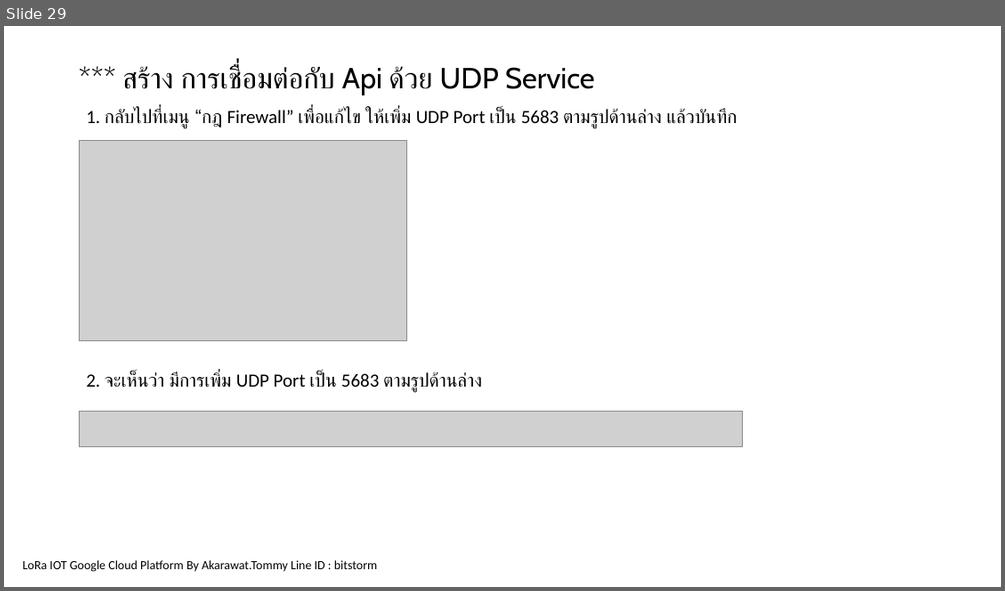
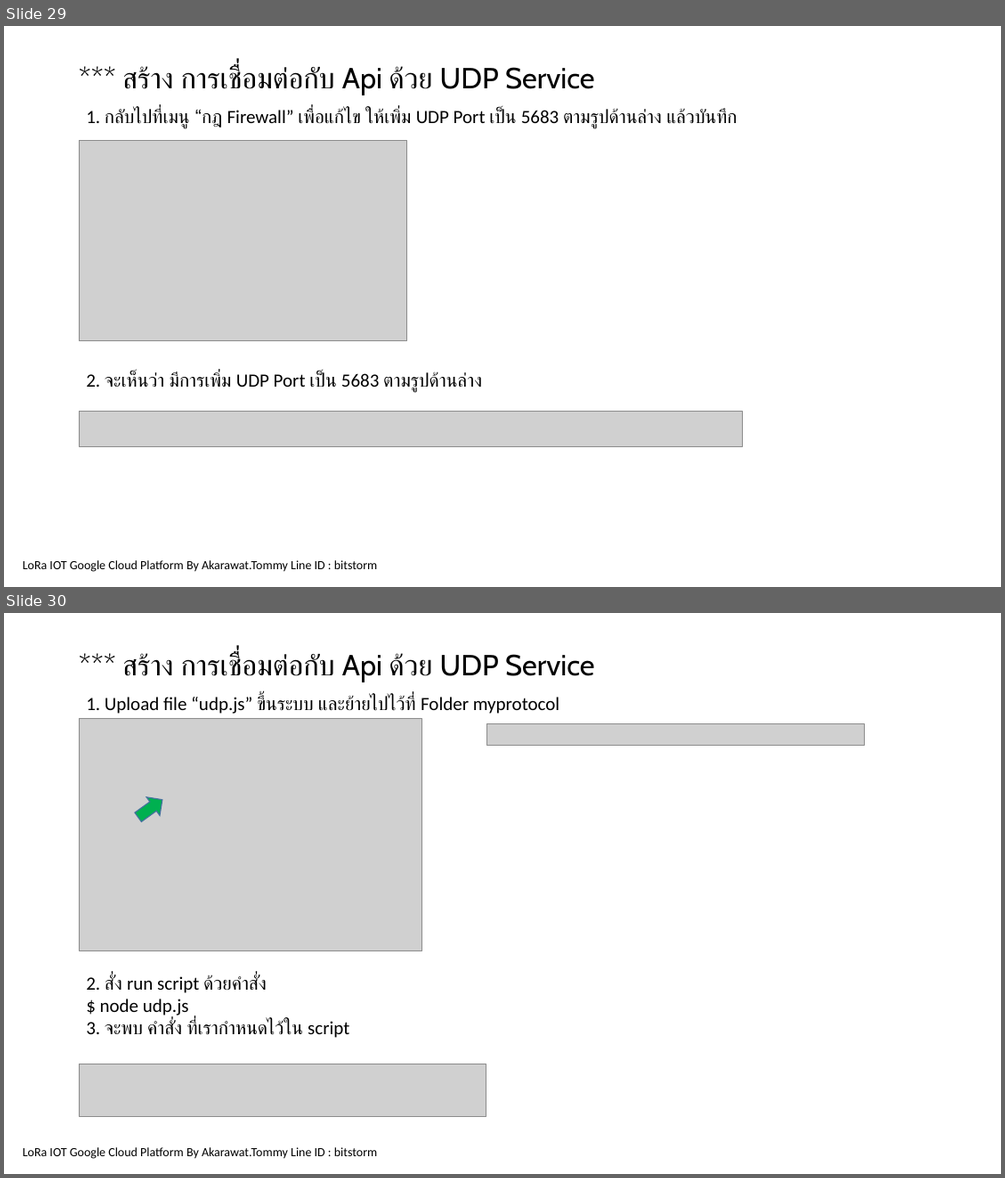
Before and after one commit to akarawat/GCPLoRaTraining, a slide deck: Documents/LoRaIOTGoogleCoudPlatform.pptx. Shown one above the other, each under a label of ours: slide 29 before the commit, slides 29 and 30 after it. The pictures are 1005x591 and 1005x1178 pixels, drawn with LibreOffice and Linux fonts; fonts in the diff are those of the drawing; grey boxes stand for pictures; background and template pictures are left out. Boxes give left, top, right and bottom in pixels: in the first picture for what was removed or moved away, otherwise in the second. Text is boxed around its words. In the diff, an @@ line names an element or a change of style, - is before the commit and + after.

```diff
--- a/Documents/LoRaIOTGoogleCoudPlatform.pptx
+++ b/Documents/LoRaIOTGoogleCoudPlatform.pptx
@@ slide 30 added at (x1=4, y1=613, x2=1001, y2=1174), background picture (left out); not listed: 1 template element that a slide beside it also shows @@
@@ text added at (x1=122, y1=652, x2=595, y2=682), 28 pt, text #000000 @@
+*** สร้าง การเชื่อมต่อกับ Api ด้วย UDP Service
@@ picture added at (x1=79, y1=718, x2=421, y2=950) @@
@@ text added at (x1=86, y1=695, x2=559, y2=714), 18 pt, text #000000 @@
+1. Upload file “udp.js” ขึ้นระบบ และย้ายไปไว้ที่ Folder myprotocol
@@ picture added at (x1=487, y1=724, x2=864, y2=746) @@
@@ right arrow added at (x1=132, y1=790, x2=170, y2=826), fill #00B050, outline #43739E 1 pt @@
@@ text added at (x1=86, y1=974, x2=349, y2=1038), 18 pt, text #000000 @@
+2. สั่ง run script ด้วยคำสั่ง
+$ node udp.js
+3. จะพบ คำสั่ง ที่เรากำหนดไว้ใน script
@@ picture added at (x1=79, y1=1063, x2=486, y2=1116) @@
```
Also in this commit, not shown: 1 slide changed, 1 other slide added, 3 other files.
